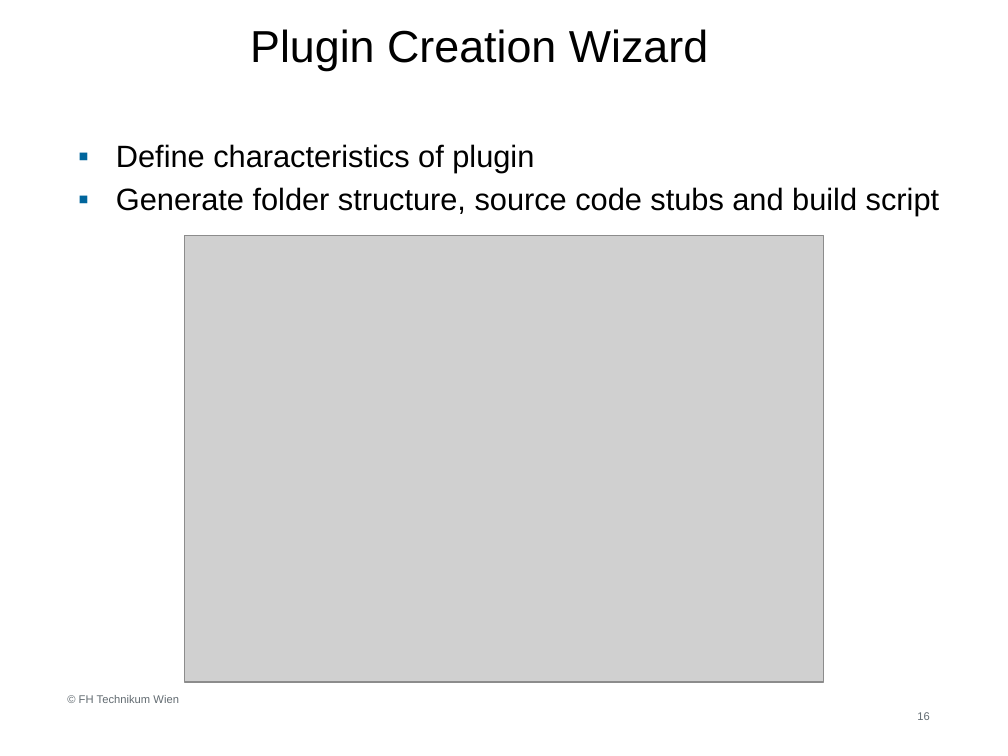
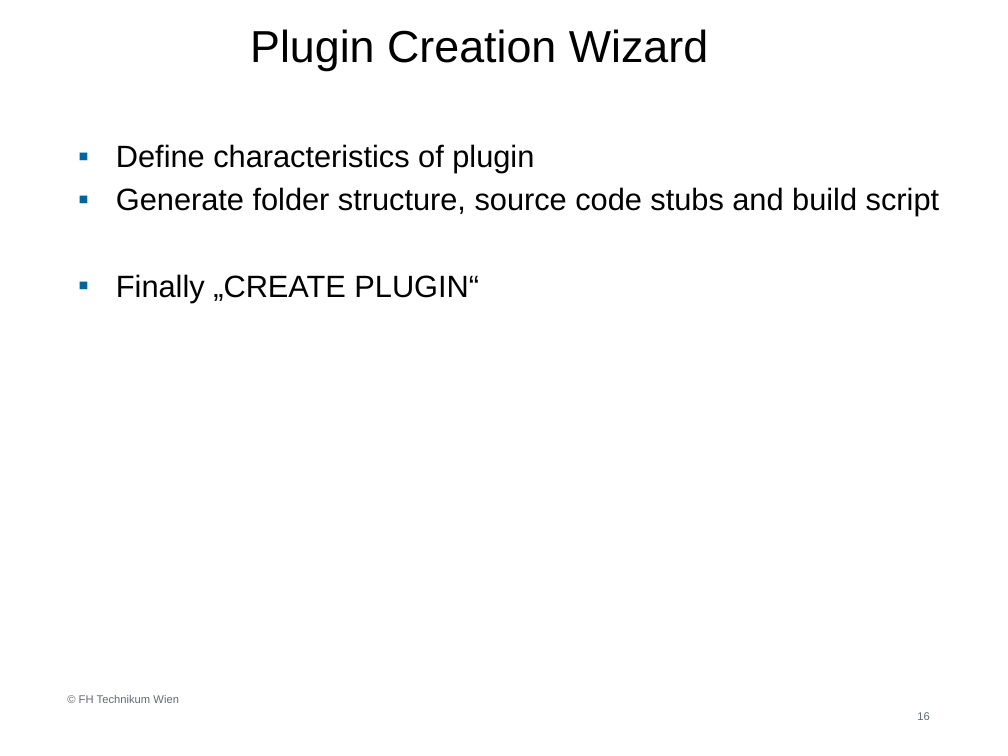
Before and after one commit to asterics/AsTeRICS, a slide deck: slide 16 of Documentation/AsTeRICS Plugin Development.pptx. Drawn at 1008x756 pixels with LibreOffice and Linux fonts; fonts in the diff are those of the drawing; grey boxes stand for pictures; background and template pictures are left out. Boxes give left, top, right and bottom in pixels: in the first picture for what was removed or moved away, otherwise in the second. Text is boxed around its words. In the diff, an @@ line names an element or a change of style, - is before the commit and + after.

Commit message:
removed confusing picture of plugin creation wizard with wrong contents

```diff
--- a/Documentation/AsTeRICS Plugin Development.pptx
+++ b/Documentation/AsTeRICS Plugin Development.pptx
@@ picture removed at (184, 235, 824, 681) @@
@@ text at (116, 274, 479, 302): paragraph added @@
+▪ Finally „CREATE PLUGIN“
```
Also in this commit, not shown: 1 other slide changed, 1 other file.
